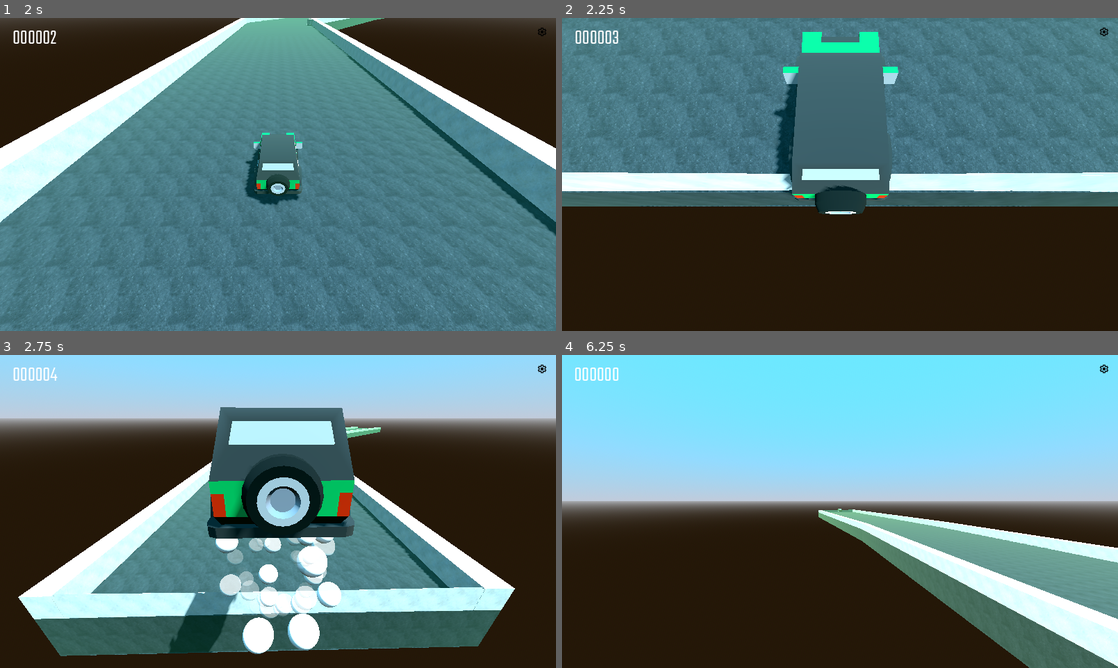
Above: before the commit, frames 1-4 (two rows, left to right).
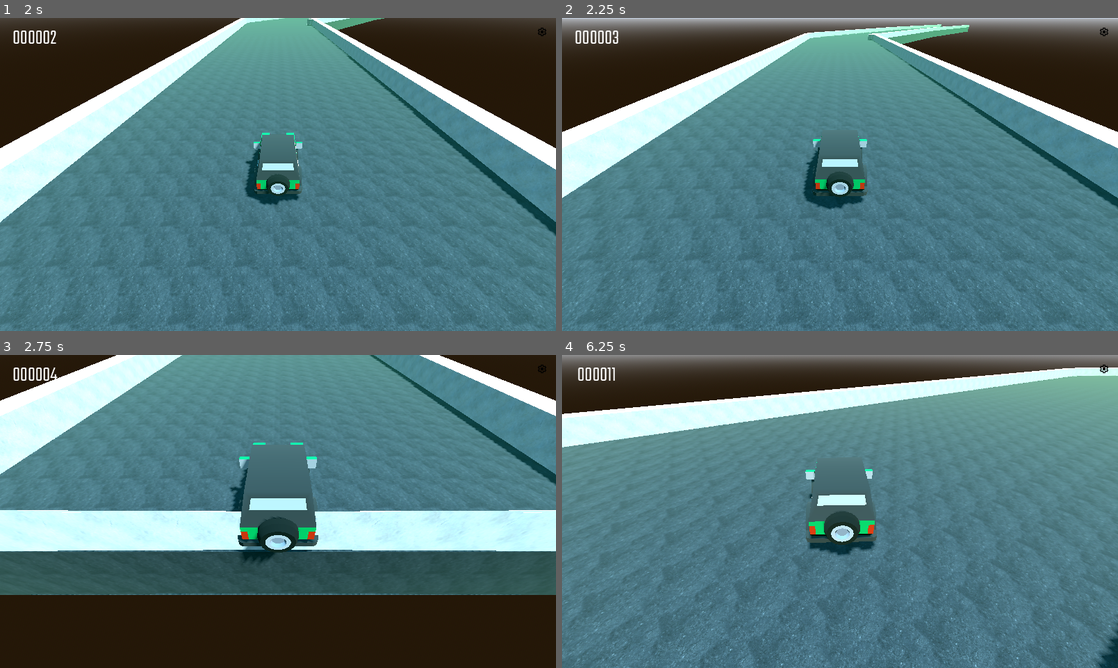
Above: after the commit, the same moments.

Repository: vachanbhogi/drive
Game: Godot game, scene res://Title/title.tscn
The game is run twice, just before and just after one commit, with the same random seed, the same clock (stepped at 60 frames per second) and the same inputs.
Inputs:
- Up to frame 1 (2 s): click "PLAY" at 0.5 s; hold D (steer_right) from 1.28 s (still down)
- Up to frame 2 (2.25 s): release D (steer_right) at 2.03 s; hold S (brake) from 2.03 s (still down)
- Up to frame 3 (2.75 s): keep holding S (brake)
- Up to frame 4 (6.25 s): release S (brake) at 2.78 s; hold D (steer_right) 2.78-3.53 s; hold W (accelerate) 3.53-4.28 s; hold A (steer_left) 4.28-5.78 s; hold S (brake) from 5.78 s (still down)

Frame 1 is identical in both runs. In frame 2, 85% of the frame differs, in the area x 0-100%, y 0-100%; in frame 3, 90%; in frame 4, 99%.

Commit message:
reduced player speed

Diff:
--- a/player/player.gd
+++ b/player/player.gd
@@ -1,7 +1,7 @@
 extends RigidBody3D
 
 var sphere_offset = Vector3.DOWN
-var acceleration = 420.0
+var acceleration = 42.0
 var steering = 19.0
 var turn_speed = 4.0
 var turn_stop_limit = 0.75
